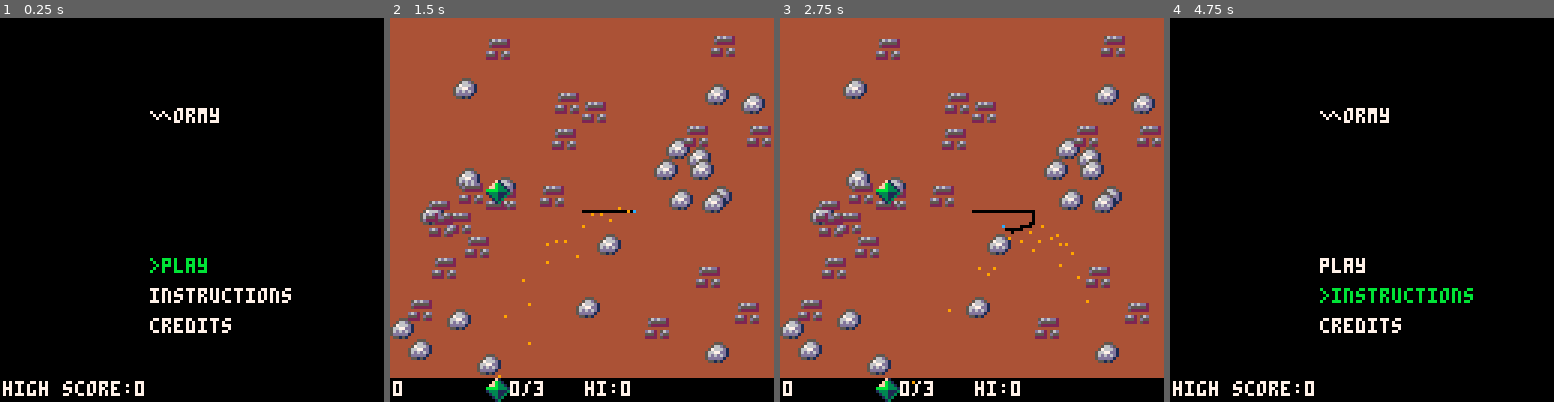
Above: before the commit, frames 1-4 (left to right).
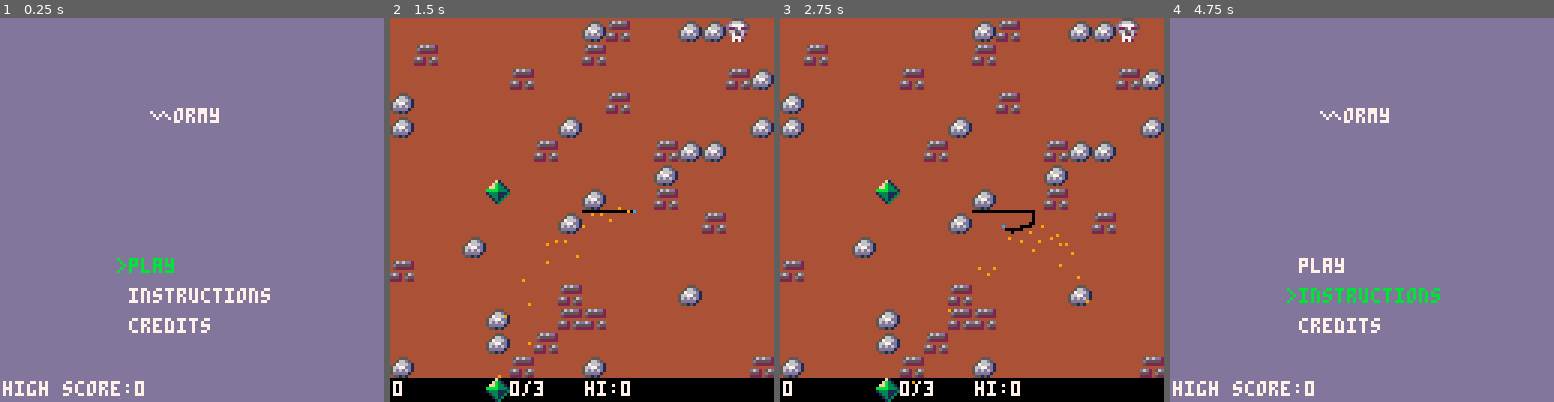
Above: after the commit, the same moments.

Repository: m-r-hunt/Pico-8-Carts
Game: PICO-8 cartridge 8bc1.p8
Same seed, same stepped clock (60 frames per second), same inputs: the game is played once before the commit and once after it.
Inputs:
- Up to frame 1 (0.25 s): no input
- Up to frame 2 (1.5 s): tap X (X key) at 0.33, 1.07 s; tap O (Z key) at 0.7 s
- Up to frame 3 (2.75 s): hold Right 1.6-2.1 s; tap O (Z key) at 1.7, 2.1, 2.5 s; tap X (X key) at 1.85 s; hold Up 2.15-2.42 s; hold Right from 2.47 s (still down)
- Up to frame 4 (4.75 s): tap O (Z key) every 0.4 s from 2.9 to 4.5 s; tap X (X key) at 2.97, 4.08 s; release Right at 3.03 s; hold Left 3.08-3.58 s; hold Down 3.63-3.97 s; hold Right 4.02-4.68 s; hold Up from 4.73 s (still down)

The runs differ from the first frame. In frame 1, 99% of the frame differs, in the area x 0-100%, y 0-100%; in frame 2, 18%; in frame 3, 18%; in frame 4, 99%.

Commit message:
Quite a bit of stuff. Getting there..?

Diff:
--- a/8bc1.p8
+++ b/8bc1.p8
@@ -6,11 +6,29 @@
 
 function new_level()
 	cls(4)
+	local tiles={}
 	for i=1,20 do
-		spr(241,rnd(120),rnd(112))
+		x=flr(rnd(16))
+		y=flr(rnd(15))
+		tiles[x]=tiles[x] or {}
+		tiles[x][y]=241
 	end
 	for i=1,20 do
-		spr(242,rnd(120),rnd(112))
+		x=flr(rnd(16))
+		y=flr(rnd(15))
+		tiles[x]=tiles[x] or {}
+		tiles[x][y]=242
+	end
+	for i=1,1 do
+		x=flr(rnd(16))
+		y=flr(rnd(15))
+		tiles[x]=tiles[x] or {}
+		tiles[x][y]=243
+	end
+	for x,t in pairs(tiles) do
+		for y,s in pairs(t) do
+			spr(s,x*8,y*8)
+		end
 	end
 	pset(px,py,12)
 	memcpy(0x0000,0x6000,0x2000-8*128/2)
@@ -25,12 +43,17 @@
 	lastpy=64
 	score=0
 	steps=0
-	spawn_gem()
+	gx,gy=spawn_gem()
+	egx=-20
+	egy=-20
+	egt=0
 	particles={}
 	gems=0
 	gem_target=3
+	minspeed=0
 	music(-1)
 	music(14,0,3)
+	hs_triggered=false
 end
 
 goodc={
@@ -69,7 +92,7 @@
 	end
 end
 
-function gem_ok()
+function gem_ok(gx,gy)
 	for x=gx,gx+7 do
 		for y=gy,gy+7 do
 			if pget(x,y)==0 then
@@ -82,11 +105,13 @@
 
 function spawn_gem()
 	local tries=0
+	local gx,gy
 	repeat
 	 tries+=1
 		gx=flr(rnd(112))+8
 		gy=flr(rnd(104))+8
-	until gem_ok() or tries>10
+	until gem_ok(gx,gy) or tries>10
+	return gx,gy
 end
 
 speed_curve={
@@ -109,10 +134,21 @@
 
 function update_playing()
 	cls()
+	if score>high_score and not hs_triggered and high_score>0 and stat(19)~=3 then
+		hs_triggered=true
+		sfx(7)
+	end
+	if egt>0 then
+		egt-=1
+		if egt<=0 then
+			egx=-20
+			egy=-20
+		end
+	end
 	spr(0,0,0,16,16)
 	if (btn(0))pa+=0.03
 	if (btn(1))pa-=0.03
-	local speed=speed_curve[gems] or 2
+	local speed=speed_curve[minspeed+gems] or 2
 	px+=speed*cos(pa)
 	py+=speed*sin(pa)
 	local tx=flr(px)
@@ -135,13 +171,33 @@
 			gems+=1
 			if gems>=gem_target then
 				fade_to_new_level()
+				minspeed=1
 				gem_target+=1
+				if gem_target>=5 then
+					minspeed=2
+				end
+				if gem_target>=10 then
+					minspeed=3
+				end
 				gems=0
 				gx=-8
 				gy=-8
 			else
-				spawn_gem()
+				gx,gy=spawn_gem()
+				if rnd()>=0.8 then
+					egx,egy=spawn_gem()
+					egt=150
+				end
 			end
+		end
+		local egrelx=tx-(egx+4)
+		local egrely=ty-(egy+4)
+		if gemc[egrelx] and gemc[egrelx][egrely] then
+			score+=20
+			sfx(3)
+			explode(egx,egy,8,1.5)
+			egx=-20
+			egy=-20
 		end
 		local a=pa
 		a+=rnd(0.2)-0.1
@@ -178,6 +234,7 @@
 	local c=score>high_score and 8 or 7
 	print("hi:"..tostr(high_score),65,121,c)
 	spr(240,gx,gy)
+	spr((egt%20>15 or egt<30) and 244 or 245,egx,egy)
 	for i=1,#particles do
 		local p=particles[i]
 		pset(p[1],p[2],p[5])
@@ -228,20 +285,21 @@
 
 sel=1
 function draw_menu()
-	cls()
+	cls(13)
 	print("∧ormy",50,30,7)
+	local mx=43
 	if sel==1 then
-		print(">play",50,80,11)
-		print("instructions",50,90,7)
-		print("credits",50,100,7)
+		print(">play",mx-4,80,11)
+		print("instructions",mx,90,7)
+		print("credits",mx,100,7)
 	elseif sel==2 then
-		print("play",50,80,7)
-		print(">instructions",50,90,11)
-		print("credits",50,100,7)
+		print("play",mx,80,7)
+		print(">instructions",mx-4,90,11)
+		print("credits",mx,100,7)
 	elseif sel==3 then
-		print("play",50,80,7)
-		print("instructions",50,90,7)
-		print(">credits",50,100,11)
+		print("play",mx,80,7)
+		print("instructions",mx,90,7)
+		print(">credits",mx-4,100,11)
 	end
 	print("high score:"..tostr(high_score),1,121,7)
 end
@@ -270,7 +328,7 @@
 ]]
 
 function draw_credits()
-	cls()
+	cls(13)
 	print(credits,10,10,7)
 	print("❎/🅾️: menu",10,120,7)
 end
@@ -297,7 +355,7 @@
 ]]
 
 function draw_instructions()
-	cls()
+	cls(13)
 	print(instructions,10,10,7)
 	print("❎/🅾️: menu",10,120,7)
 end
@@ -313,8 +371,8 @@
 -->8
 function draw_gameover()
 	draw_playing()
-	rectfill(26,32,102,96,12)
-	rectfill(27,33,101,95,0)
+	rectfill(26,32,102,96,1)
+	rectfill(27,33,101,95,13)
 	print("game over :(",42,40,7)
 	print("score:"..tostr(score),30,60,7)
 	if new_hs then
@@ -383,7 +441,7 @@
 		if fx==fbase+fdir*128 then
 			flipped=true
 			new_level()
-			spawn_gem()
+			gx,gy=spawn_gem()
 			sfx(6)
 			ft=0
 			fbase=128-fbase
@@ -402,9 +460,9 @@
 	draw_playing()
 
 	if flhs then
-		rectfill(0,0,fx,120,0)
+		rectfill(0,0,fx,119,0)
 	else
-		rectfill(fx,0,128,120,0)
+		rectfill(fx,0,128,119,0)
 	end
 end
 
@@ -530,187 +588,187 @@
 44444444444444444444444444444444444444444444444444444444444444444444444444444444444444444444444444444444444444444444444444444444
 44444444444444444444444444444444444444444444444444444444444444444444444444444444444444444444444444444444444444444444444444444444
 44444444444444444444444444444444444444444444444444444444444444444444444444444444444444444444444444444444444444444444444444444444
-000f1000000000000000000000000000000000000000000000000000000000000000000000000000000000000000000000000000000000000000000000000000
-00fb310000055500056d6dd200000000000000000000000000000000000000000000000000000000000000000000000000000000000000000000000000000000
-0ffb331000566d500d55555200000000000000000000000000000000000000000000000000000000000000000000000000000000000000000000000000000000
-bbbb3331057666d10522222200000000000000000000000000000000000000000000000000000000000000000000000000000000000000000000000000000000
-1333111356677dd10000000000000000000000000000000000000000000000000000000000000000000000000000000000000000000000000000000000000000
-0133113056d6d6d1d6d2056d00000000000000000000000000000000000000000000000000000000000000000000000000000000000000000000000000000000
-001313005ddddd1055520d5500000000000000000000000000000000000000000000000000000000000000000000000000000000000000000000000000000000
-00013000055151002222052200000000000000000000000000000000000000000000000000000000000000000000000000000000000000000000000000000000
-…(176 lines of a section not shown)…
+000f100000000000000000000055550000000000000f200000000000000000000000000000000000000000000000000000000000000000000000000000000000
+00fb310000055500056d6dd20d666d500000000000fe820000000000000000000000000000000000000000000000000000000000000000000000000000000000
+0ffb331000566d500d555552d67777d500ffff000ffe882000000000000000000000000000000000000000000000000000000000000000000000000000000000
+bbbb3331057666d105222222d22d7225082822f0eeee888200000000000000000000000000000000000000000000000000000000000000000000000000000000
+1333111356677dd1000000000665d6d08fefe8822888222800000000000000000000000000000000000000000000000000000000000000000000000000000000
+0133113056d6d6d1d6d2056d0d75262008ee88200288228000000000000000000000000000000000000000000000000000000000000000000000000000000000
+001313005ddddd1055520d5500777d00008e82000028280000000000000000000000000000000000000000000000000000000000000000000000000000000000
+00013000055151002222052200727200000e20000002800000000000000000000000000000000000000000000000000000000000000000000000000000000000
+…(176 lines of a section not shown)…
Not shown, changed: the sound effects (__sfx__) section of 8bc1.p8
